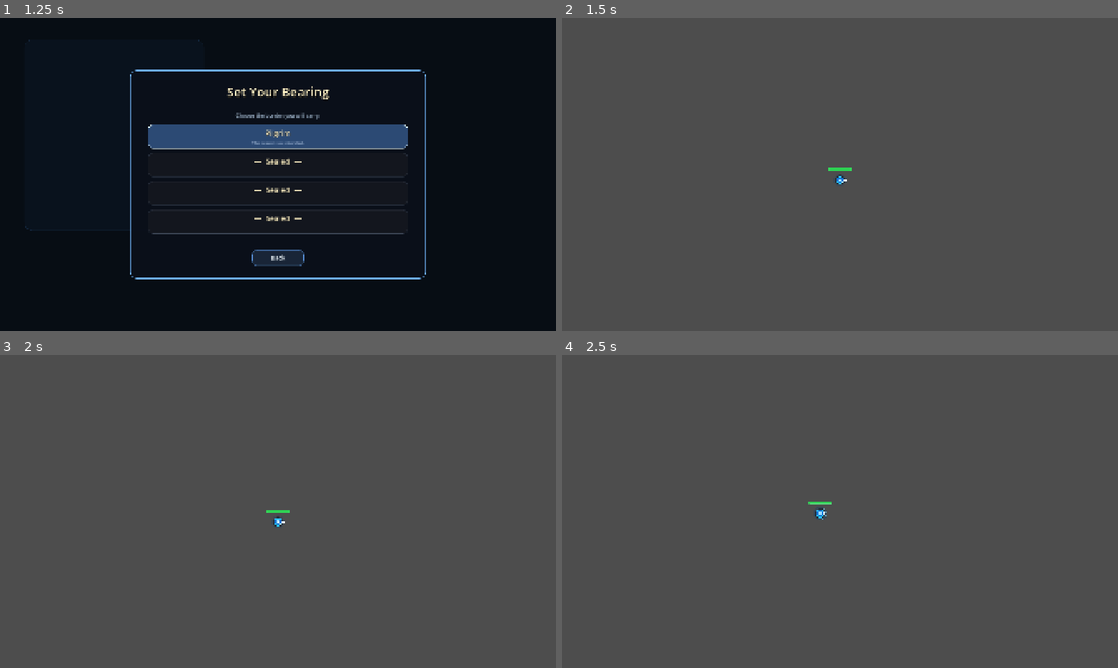
Above: before the commit, frames 1-4 (two rows, left to right).
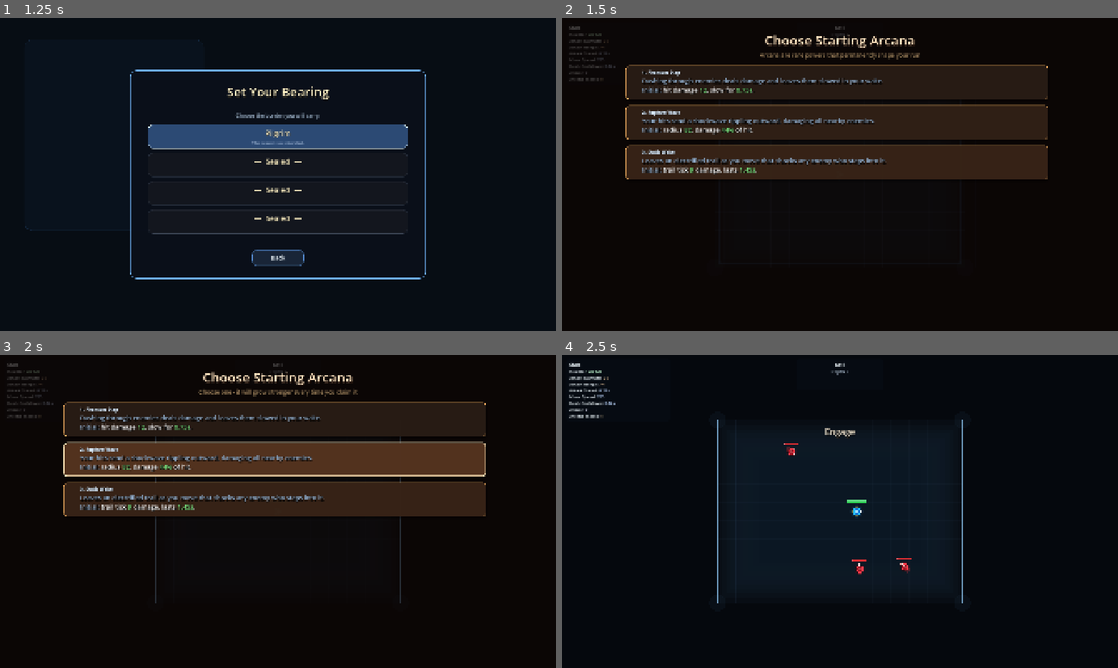
Above: after the commit, the same moments.

Repository: Excellund/AbyssalDescent
Game: Godot game, scene res://scenes/Menu.tscn
Same seed, same stepped clock (60 frames per second), same inputs: the game is played once before the commit and once after it. Sound files missing from this copy of the repository are replaced by a short silence.
Inputs (mouse positions are in pixels of both pictures, inside the frame that each line leads up to):
- Up to frame 1 (1.25 s): click "Begin Descent" at 0.5 s
- Up to frame 2 (1.5 s): click (840, 136) at 1.25 s
- Up to frame 3 (2 s): no input
- Up to frame 4 (2.5 s): move the mouse to (962, 495) at 2.02 s; hold D (move_right) from 2.03 s (still down); click (962, 495) at 2.1 s

Frame 1 is identical in both runs. In frame 2, 99% of the frame differs, in the area x 0-100%, y 0-100%; in frame 3, 99%; in frame 4, 100%.
Error before the commit: Parse Error: Identifier "difficulty_config" not declared in the current scope. (res://scripts/world_generator.gd:1463)

Commit message:
Add new encounter profiles and refactor scaling

Diff:
--- a/scripts/encounter_profile_builder.gd
+++ b/scripts/encounter_profile_builder.gd
@@ -109,6 +109,26 @@
 func _build_crossfire_profile() -> Dictionary:
 	return _build_profile("Crossfire", POOL_ROOM_SIZE, 1, 1, 4, 0)
 
+func _build_blitz_profile() -> Dictionary:
+	var blitz := _build_profile("Blitz", POOL_ROOM_SIZE, 1, 0, 0, 0)
+	blitz["lurker_count"] = 3
+	blitz["ram_count"] = 1
+	return blitz
+
+func _build_suppression_profile() -> Dictionary:
+	var suppression := _build_profile("Suppression", POOL_ROOM_SIZE, 1, 1, 2, 1)
+	suppression["lancer_count"] = 2
+	return suppression
+
+func _build_vanguard_profile() -> Dictionary:
+	return _build_profile("Vanguard", POOL_ROOM_SIZE, 2, 2, 0, 3)
+
+func _build_ambush_profile() -> Dictionary:
+	var ambush := _build_profile("Ambush", POOL_ROOM_SIZE, 2, 0, 0, 0)
+	ambush["lurker_count"] = 4
+	ambush["lancer_count"] = 1
+	return ambush
+
 func _apply_crossfire_bearing_scaling(profile: Dictionary) -> Dictionary:
 	var modified := _apply_bearing_count_scaling(profile, 1.0, 0)
 	modified[ENCOUNTER_CONTRACTS.PROFILE_KEY_ARCHER_COUNT] = maxi(3, ENCOUNTER_CONTRACTS.profile_archer_count(modified))
@@ -119,6 +139,68 @@
 	modified[ENCOUNTER_CONTRACTS.PROFILE_KEY_ARCHER_COUNT] = ENCOUNTER_CONTRACTS.profile_archer_count(modified) + rank
 	if rank >= 2:
 		modified[ENCOUNTER_CONTRACTS.PROFILE_KEY_CHARGER_COUNT] = ENCOUNTER_CONTRACTS.profile_charger_count(modified) + 1
+	return modified
+
+func _apply_blitz_bearing_scaling(profile: Dictionary) -> Dictionary:
+	var modified := profile.duplicate(true)
+	var rank := _difficulty_rank()
+	var chasers_by_rank := [1, 2, 3, 4]
+	var lurkers_by_rank := [2, 3, 4, 5]
+	var rams_by_rank := [1, 1, 1, 2]
+	modified[ENCOUNTER_CONTRACTS.PROFILE_KEY_CHASER_COUNT] = chasers_by_rank[rank]
+	modified[ENCOUNTER_CONTRACTS.PROFILE_KEY_CHARGER_COUNT] = 0
+	modified[ENCOUNTER_CONTRACTS.PROFILE_KEY_ARCHER_COUNT] = 0
+	modified[ENCOUNTER_CONTRACTS.PROFILE_KEY_SHIELDER_COUNT] = 0
+	modified["lurker_count"] = lurkers_by_rank[rank]
+	modified["ram_count"] = rams_by_rank[rank]
+	modified["lancer_count"] = 0
+	return modified
+
+func _apply_suppression_bearing_scaling(profile: Dictionary) -> Dictionary:
+	var modified := profile.duplicate(true)
+	var rank := _difficulty_rank()
+	var chasers_by_rank := [1, 1, 2, 2]
+	var chargers_by_rank := [1, 1, 1, 2]
+	var archers_by_rank := [2, 3, 4, 5]
+	var shielders_by_rank := [1, 1, 2, 2]
+	var lancers_by_rank := [1, 2, 2, 3]
+	modified[ENCOUNTER_CONTRACTS.PROFILE_KEY_CHASER_COUNT] = chasers_by_rank[rank]
+	modified[ENCOUNTER_CONTRACTS.PROFILE_KEY_CHARGER_COUNT] = chargers_by_rank[rank]
+	modified[ENCOUNTER_CONTRACTS.PROFILE_KEY_ARCHER_COUNT] = archers_by_rank[rank]
+	modified[ENCOUNTER_CONTRACTS.PROFILE_KEY_SHIELDER_COUNT] = shielders_by_rank[rank]
+	modified["lancer_count"] = lancers_by_rank[rank]
+	modified["lurker_count"] = 0
+	modified["ram_count"] = 0
+	return modified
+
+func _apply_vanguard_bearing_scaling(profile: Dictionary) -> Dictionary:
+	var modified := profile.duplicate(true)
+	var rank := _difficulty_rank()
+	var chasers_by_rank := [1, 2, 2, 3]
+	var chargers_by_rank := [2, 3, 4, 5]
+	var shielders_by_rank := [2, 3, 4, 4]
+	modified[ENCOUNTER_CONTRACTS.PROFILE_KEY_CHASER_COUNT] = chasers_by_rank[rank]
+	modified[ENCOUNTER_CONTRACTS.PROFILE_KEY_CHARGER_COUNT] = chargers_by_rank[rank]
+	modified[ENCOUNTER_CONTRACTS.PROFILE_KEY_ARCHER_COUNT] = 0
+	modified[ENCOUNTER_CONTRACTS.PROFILE_KEY_SHIELDER_COUNT] = shielders_by_rank[rank]
+	modified["lurker_count"] = 0
+	modified["ram_count"] = 0
+	modified["lancer_count"] = 0
+	return modified
+
+func _apply_ambush_bearing_scaling(profile: Dictionary) -> Dictionary:
+	var modified := profile.duplicate(true)
+	var rank := _difficulty_rank()
+	var chasers_by_rank := [1, 2, 3, 4]
+	var lurkers_by_rank := [3, 4, 5, 6]
+	var lancers_by_rank := [1, 1, 2, 2]
+	modified[ENCOUNTER_CONTRACTS.PROFILE_KEY_CHASER_COUNT] = chasers_by_rank[rank]
+	modified[ENCOUNTER_CONTRACTS.PROFILE_KEY_CHARGER_COUNT] = 0
+	modified[ENCOUNTER_CONTRACTS.PROFILE_KEY_ARCHER_COUNT] = 0
+	modified[ENCOUNTER_CONTRACTS.PROFILE_KEY_SHIELDER_COUNT] = 0
+	modified["lurker_count"] = lurkers_by_rank[rank]
+	modified["lancer_count"] = lancers_by_rank[rank]
+	modified["ram_count"] = 0
 	return modified
 
 func _apply_fortress_bearing_scaling(profile: Dictionary) -> Dictionary:
@@ -151,6 +233,26 @@
 		modified[ENCOUNTER_CONTRACTS.PROFILE_KEY_CHARGER_COUNT] = ENCOUNTER_CONTRACTS.profile_charger_count(modified) + 1
 	return modified
 
+func _apply_identity_bearing_scaling(profile: Dictionary) -> Dictionary:
+	var label := ENCOUNTER_CONTRACTS.profile_label(profile)
+	match label:
+		"Crossfire":
+			return _apply_crossfire_bearing_scaling(profile)
+		"Fortress":
+			return _apply_fortress_bearing_scaling(profile)
+		"Gauntlet":
+			return _apply_gauntlet_bearing_scaling(profile)
+		"Blitz":
+			return _apply_blitz_bearing_scaling(profile)
+		"Suppression":
+			return _apply_suppression_bearing_scaling(profile)
+		"Vanguard":
+			return _apply_vanguard_bearing_scaling(profile)
+		"Ambush":
+			return _apply_ambush_bearing_scaling(profile)
+		_:
+			return _apply_bearing_count_scaling(profile, 1.0, _skirmish_min_total_enemies())
+
 func _scale_mutator_damage(mutator: Dictionary) -> Dictionary:
 	if mutator.is_empty():
 		return {}
@@ -216,16 +318,10 @@
 func build_skirmish_profile(depth: int) -> Dictionary:
 	if depth < 2:
 		return _build_intro_profile(depth)
-	var hard_pool := _get_hard_pool()
+	var hard_pool := _get_hard_pool_for_depth(depth)
 	var profile := hard_pool[rng.randi_range(0, hard_pool.size() - 1)]
 	profile = _maybe_apply_hard_mutator(profile, depth)
-	if ENCOUNTER_CONTRACTS.profile_label(profile) == "Crossfire":
-		return _apply_crossfire_bearing_scaling(profile)
-	if ENCOUNTER_CONTRACTS.profile_label(profile) == "Gauntlet":
-		return _apply_gauntlet_bearing_scaling(profile)
-	if ENCOUNTER_CONTRACTS.profile_label(profile) == "Fortress":
-		return _apply_fortress_bearing_scaling(profile)
-	return _apply_bearing_count_scaling(profile, 1.0, _skirmish_min_total_enemies())
+	return _apply_identity_bearing_scaling(profile)
 
 func build_objective_profile(depth: int, preferred: String = "") -> Dictionary:
 	var normalized := preferred.strip_edges().to_lower()
@@ -248,21 +344,13 @@
 		"fortress":
 			return _apply_fortress_bearing_scaling(_build_fortress_profile())
 		"blitz":
-			var blitz := _build_profile("Blitz", POOL_ROOM_SIZE, 2, 0, 0, 0)
-			blitz["lurker_count"] = 3
-			blitz["ram_count"] = 1
-			return blitz
+			return _apply_blitz_bearing_scaling(_build_blitz_profile())
 		"suppression":
-			var suppression := _build_profile("Suppression", POOL_ROOM_SIZE, 1, 1, 2, 1)
-			suppression["lancer_count"] = 2
-			return suppression
+			return _apply_suppression_bearing_scaling(_build_suppression_profile())
 		"vanguard":
-			return _build_profile("Vanguard", POOL_ROOM_SIZE, 3, 2, 0, 2)
+			return _apply_vanguard_bearing_scaling(_build_vanguard_profile())
 		"ambush":
-			var ambush := _build_profile("Ambush", POOL_ROOM_SIZE, 3, 0, 0, 0)
-			ambush["lurker_count"] = 4
-			ambush["lancer_count"] = 1
-			return ambush
+			return _apply_ambush_bearing_scaling(_build_ambush_profile())
 		"gauntlet":
 			return _apply_gauntlet_bearing_scaling(_build_gauntlet_profile())
 		"trial":
@@ -307,17 +395,26 @@
 	var crossfire := _build_crossfire_profile()
 	var onslaught := _build_profile("Onslaught", POOL_ROOM_SIZE, 7, 2, 0, 0)
 	var fortress := _build_fortress_profile()
-	var blitz := _build_profile("Blitz", POOL_ROOM_SIZE, 2, 0, 0, 0)
-	blitz["lurker_count"] = 3
-	blitz["ram_count"] = 1
-	var suppression := _build_profile("Suppression", POOL_ROOM_SIZE, 1, 1, 2, 1)
-	suppression["lancer_count"] = 2
-	var vanguard := _build_profile("Vanguard", POOL_ROOM_SIZE, 3, 2, 0, 2)
-	var ambush := _build_profile("Ambush", POOL_ROOM_SIZE, 3, 0, 0, 0)
-	ambush["lurker_count"] = 4
-	ambush["lancer_count"] = 1
+	var blitz := _build_blitz_profile()
+	var suppression := _build_suppression_profile()
+	var vanguard := _build_vanguard_profile()
+	var ambush := _build_ambush_profile()
 	var gauntlet := _build_gauntlet_profile()
 	return [crossfire, onslaught, fortress, blitz, suppression, vanguard, ambush, gauntlet]
+
+func _get_hard_pool_for_depth(depth: int) -> Array[Dictionary]:
+	var pool := _get_hard_pool()
+	var filtered: Array[Dictionary] = []
+	var effective_depth := _effective_depth(depth)
+	var ambush_depth_gate := 4 if _difficulty_rank() == 0 else 3
+	for profile in pool:
+		var label := ENCOUNTER_CONTRACTS.profile_label(profile)
+		if label == "Ambush" and effective_depth < ambush_depth_gate:
+			continue
+		filtered.append(profile)
+	if filtered.is_empty():
+		return pool
+	return filtered
 
 func _build_trial_profile(depth: int = 0) -> Dictionary:
 	var mutator: Dictionary = roll_hard_enemy_mutator()
@@ -541,18 +638,10 @@
 		return reversed_intro_options
 
 	# After room 2: no more easy-pool encounters.
-	var hard_pool: Array[Dictionary] = _get_hard_pool()
+	var hard_pool: Array[Dictionary] = _get_hard_pool_for_depth(depth)
 	var hard_profile: Dictionary = hard_pool[rng.randi_range(0, hard_pool.size() - 1)]
 	hard_profile = _maybe_apply_hard_mutator(hard_profile, depth)
-	var hard_label := ENCOUNTER_CONTRACTS.profile_label(hard_profile)
-	if hard_label == "Crossfire":
-		hard_profile = _apply_crossfire_bearing_scaling(hard_profile)
-	elif hard_label == "Gauntlet":
-		hard_profile = _apply_gauntlet_bearing_scaling(hard_profile)
-	elif hard_label == "Fortress":
-		hard_profile = _apply_fortress_bearing_scaling(hard_profile)
-	else:
-		hard_profile = _apply_bearing_count_scaling(hard_profile, 1.0, _skirmish_min_total_enemies())
+	hard_profile = _apply_identity_bearing_scaling(hard_profile)
 	var hard_option := ENCOUNTER_CONTRACTS.door_option(
 		ENCOUNTER_CONTRACTS.profile_label(hard_profile),
 		Color(0.93, 0.62, 0.28, 0.95),
--- a/scripts/world_generator.gd
+++ b/scripts/world_generator.gd
@@ -1453,13 +1453,6 @@
 	bonus_rest_heal_charges = maxi(0, int(difficulty_config.get("player_potion_charges_bonus", 0)))
 	if player.has_method("set_incoming_damage_taken_mult"):
 		player.call("set_incoming_damage_taken_mult", float(difficulty_config.get("player_damage_taken_mult", 1.0)))
-
-func _get_second_boss_target_depth() -> int:
-	return maxi(encounter_count + 1, encounter_count * 2)
-
-func _is_second_boss_unlocked() -> bool:
-	return first_boss_defeated and room_depth >= _get_second_boss_target_depth()
-
 	var health_bonus := float(difficulty_config.get("player_starting_health_bonus", 0.0))
 	if health_bonus > 0.0 and player.get("max_health") != null:
 		var current_max := int(player.get("max_health"))
@@ -1469,6 +1462,12 @@
 			var health_state: Object = player.get("health_state")
 			if health_state.has_method("setup"):
 				health_state.call("setup", new_max)
+
+func _get_second_boss_target_depth() -> int:
+	return maxi(encounter_count + 1, encounter_count * 2)
+
+func _is_second_boss_unlocked() -> bool:
+	return first_boss_defeated and room_depth >= _get_second_boss_target_depth()
 
 func _get_boss_difficulty_mult() -> float:
 	if current_difficulty_config.is_empty():
@@ -1891,9 +1890,10 @@
 	if active_objective_kind == "survival":
 		objective_time_left = ENCOUNTER_CONTRACTS.profile_objective_duration(profile)
 		objective_spawn_interval = ENCOUNTER_CONTRACTS.profile_objective_spawn_interval(profile)
+		var objective_pressure_mult := _objective_pressure_mult()
+		objective_spawn_interval *= clampf(1.15 - objective_pressure_mult * 0.2, 0.8, 1.08)
 		objective_spawn_timer = objective_spawn_interval
 		objective_spawn_batch = ENCOUNTER_CONTRACTS.profile_objective_spawn_batch(profile)
-		var objective_pressure_mult := _objective_pressure_mult()
 		objective_spawn_batch = maxi(1, int(round(float(objective_spawn_batch) * objective_pressure_mult)))
 		objective_max_enemies = mini(24, 12 + int(floor(float(room_depth) * 0.9)))
 		objective_max_enemies = maxi(8, int(round(float(objective_max_enemies) * objective_pressure_mult)))
--- a/scripts/world_hud.gd
+++ b/scripts/world_hud.gd
@@ -288,7 +288,7 @@
 	if status_label == null:
 		return
 	var run_cleared := bool(state.get("run_cleared", false))
-	var rooms_cleared := int(state.get("rooms_cleared", 0))
+	var _rooms_cleared := int(state.get("rooms_cleared", 0))
 	var room_depth := int(state.get("room_depth", 0))
 	var current_room_enemy_mutator := state.get("current_room_enemy_mutator", {}) as Dictionary
 	var objective_kind := String(state.get("active_objective_kind", ""))
